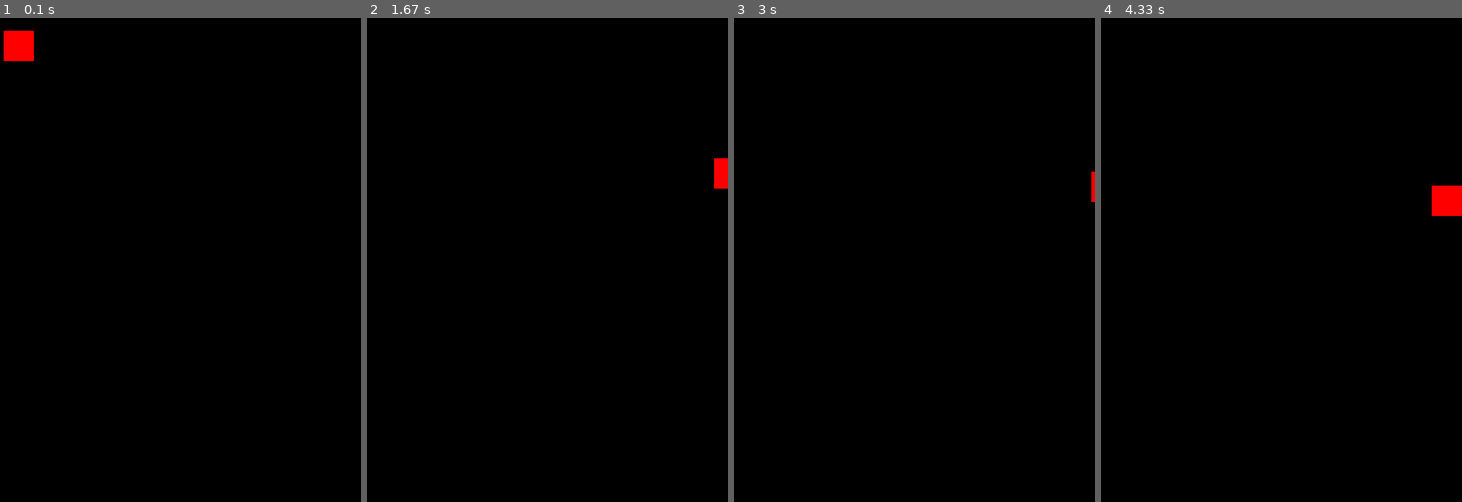
Above: before the commit, frames 1-4 (left to right).
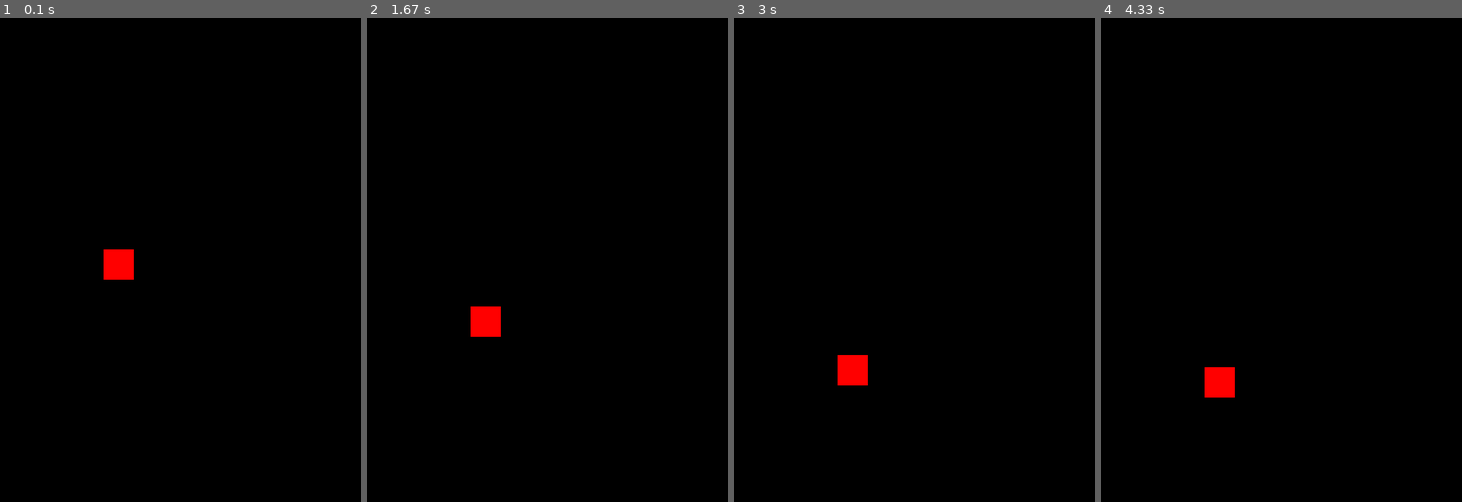
Above: after the commit, the same moments.

Repository: Dasani1/Pygame-Torture
Game: pygame game, started from Pendulum.py
Two runs of this game, one before a commit and one after it. Both use one fixed random seed, a clock stepped at 60 frames per second and the inputs below.
Inputs:
- Up to frame 1 (0.1 s): no input
- Up to frame 2 (1.67 s): no input
- Up to frame 3 (3 s): no input
- Up to frame 4 (4.33 s): no input

The runs differ from the first frame. In frame 1, 1.1% of the frame differs, in the area x 1-38%, y 2-55%; in frame 2, 0.8%; in frame 3, 0.6%; in frame 4, 1.1%.

Commit message:
Idk, I kinda fried my code so idk where Im at anymore

Diff:
--- a/Pendulum.py
+++ b/Pendulum.py
@@ -18,48 +18,55 @@
 
 class Box:
 
-    def __init__(self,x,y):
+    def __init__(self,x,y,r):
         self._dimension = 50
         self.velx = 0
-        self.vely = 0
+        self.vely = 1
         self.xpos = x
         self.ypos = y
         self.force = 1
-        self.direction = True
-        self.radius = 5
-        self.locked = 250
-        self.origin = x
+        self.radius = r
+        self.originx = x
+        self.originy = y
+        self.direction = True #true = up and vice versa
         self.hitbox = pygame.Rect(self.xpos,self.ypos,self._dimension,self._dimension)
 
     def draw(self):
         pygame.draw.rect(screen, RED, self.hitbox)
 
     def move(self):
+        #Change the equation to y = -sqrt(radius - x^2)
+        #rewrite for x,
+        #Need equation Et = 1/2mv^2 + mgh (I wonder what g would be...)
+        #Rewrite as Et = m(1/2mv^2 + gh)
+        # max = self.radius**0.5
+        # min = -max
+        # self.velx = -(self.radius-self.xpos**2)**0.5
+        #if y is at origin,
+        # if self.ypos <= (self.originy+self.radius) and self.direction: #My dumbass can't figure out how to bound it so it moves up at origin but moves down at above origin
+        #     self.ypos += self.vely
+        # elif self.ypos > (self.originy):
+        #     self.ypos -= self.vely
+        # self.velx = -(self.radius-(self.vely)**2)**0.5
+        # self.velx = (self.radius - self.vely**2)**0.5
+        self.ypos += self.vely
         self.xpos += self.velx
-        self.ypos += self.vely
-        if self.xpos <= 0:
-            self.xpos = 0
-        if self.xpos >= screen_size[0]:
-            self.xpos = screen_size[0]-50
+
+
+
         self.hitbox = pygame.Rect(self.xpos,self.ypos,self._dimension,self._dimension)
 
     def gravity(self):
-        ground = (screen_size[1]-(self._dimension/2))
-        if self.ypos >= ground:
+        rope = (self.originy + self.radius)
+        if self.ypos >= rope:
             self.vely *= -1
             self.direction = not self.direction
         else:
-            self.vely += self.force
-
-        if self.ypos <= ground/2:
-            self.velx += self.force/2
-        elif self.ypos >= ground/2:
-            self.velx -= self.force/2
+            if self.vely != abs(1):
+                self.vely += self.force
 
 
-    def speed(self):
-        pass
-block = Box(200,0)
+block = Box(375,375,200)
 
 running = True
 while running:
